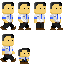
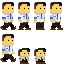
Layers edited between the first and the second (64, 64) image:
renamed "Layer 3" to "Layer 4", painted on it over [20, 48, 46, 64]
